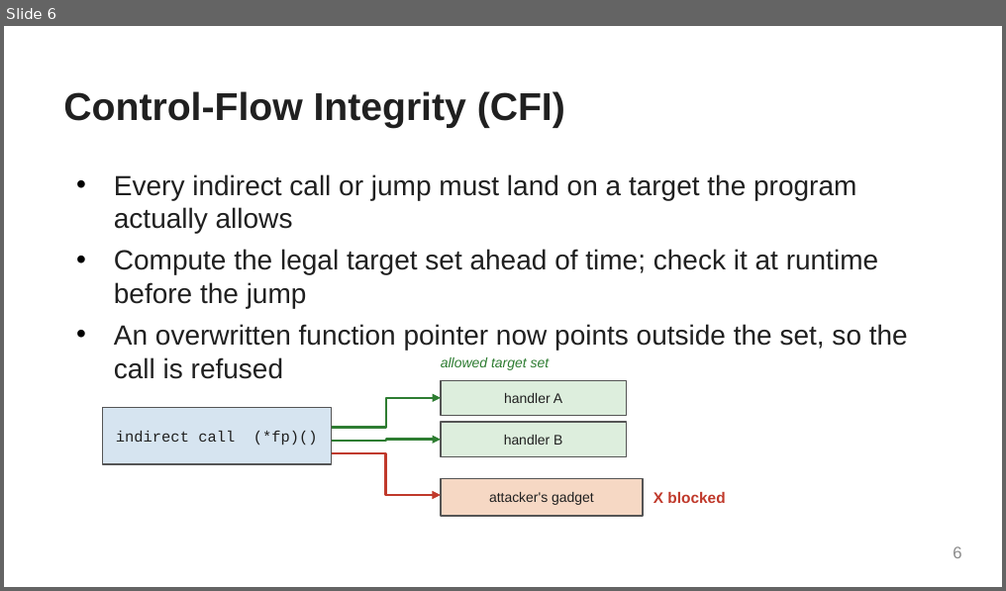
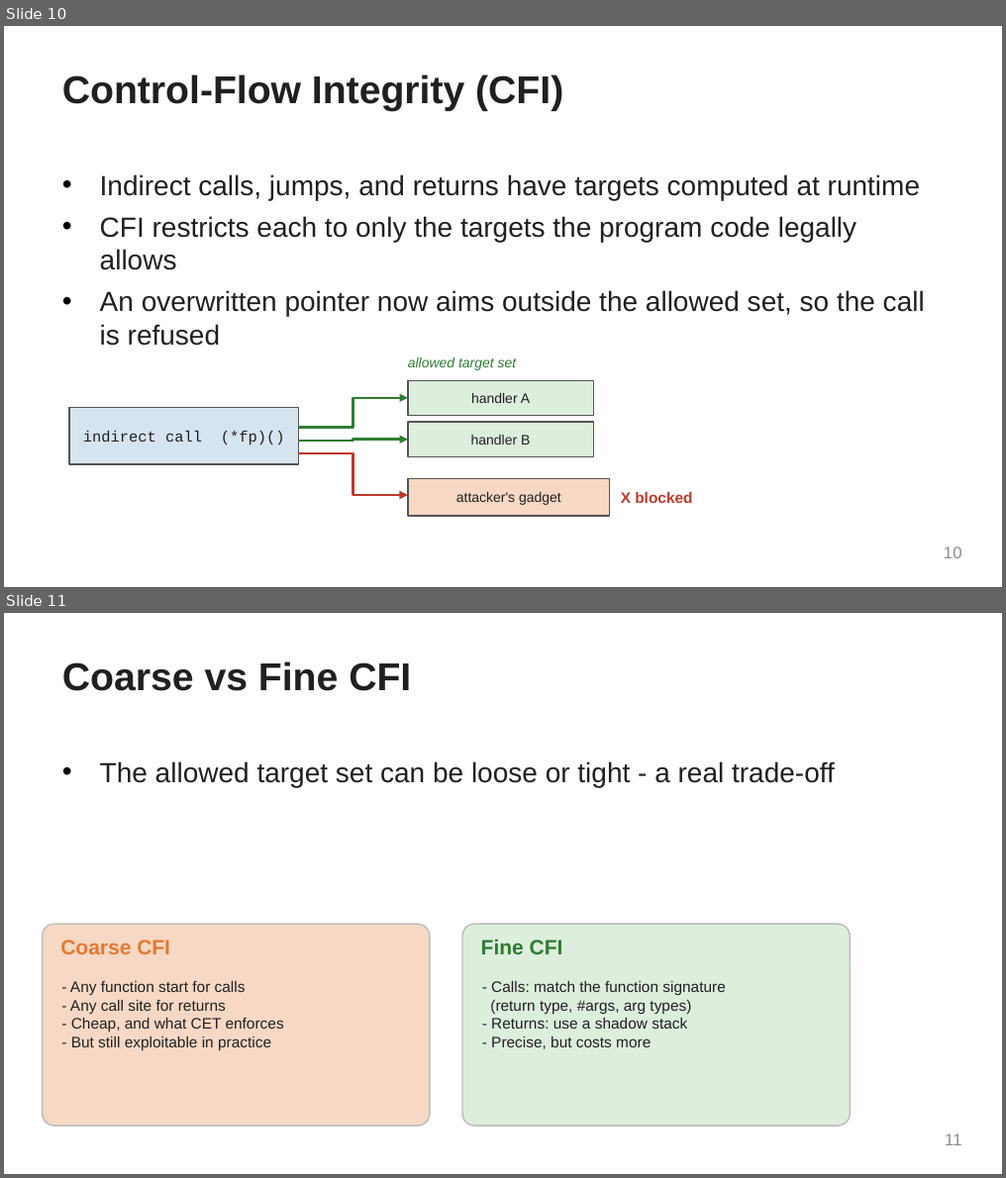
Before and after one commit to Sizvy/CS165_F26_labs, a slide deck: edc_slides/09_current_defenses.pptx. Shown one above the other, each under a label of ours: slide 6 before the commit, slides 10 and 11 after it. The pictures are 1006x591 and 1006x1178 pixels, drawn with LibreOffice and Linux fonts; fonts in the diff are those of the drawing. Boxes give left, top, right and bottom in pixels: in the first picture for what was removed or moved away, otherwise in the second. Text is boxed around its words. In the diff, an @@ line names an element or a change of style, - is before the commit and + after.

```diff
--- a/edc_slides/09_current_defenses.pptx
+++ b/edc_slides/09_current_defenses.pptx
@@ slide 11 added at (4, 613, 1002, 1174), background #FFFFFF @@
@@ title added at (62, 662, 411, 691), 28 pt, text #202020, bold @@
+Coarse vs Fine CFI
@@ text added at (100, 761, 835, 787), 20 pt, text #202020 @@
+• The allowed target set can be loose or tight - a real trade-off
@@ rounded rectangle added at (42, 924, 429, 1126), fill #F6D8C4, outline #BBBBBB 1 pt @@
@@ rounded rectangle added at (462, 924, 849, 1126), fill #DDEEDD, outline #BBBBBB 1 pt @@
@@ text added at (60, 940, 170, 955), 15 pt, text #E47932, bold @@
+Coarse CFI
@@ text added at (481, 940, 563, 955), 15 pt, text #2E7D32, bold @@
+Fine CFI
@@ text added at (70, 981, 284, 1051), 11 pt, text #202020 @@
+- Any function start for calls
+- Any call site for returns
+- Cheap, and what CET enforces
+- But still exploitable in practice
@@ text added at (490, 981, 725, 1050), 11 pt, text #202020 @@
+- Calls: match the function signature
+(return type, #args, arg types)
+- Returns: use a shadow stack
+- Precise, but costs more
@@ page number added at (944, 1134, 961, 1146), 12 pt, text #8A8A8A @@
+11
@@ what was slide 6 is now slide 10 @@
@@ slide 10 changed as well @@
@@ title "Control-Flow Integrity (CFI)": place and size @@
-title "Control-Flow Integrity (CFI)" at (63, 91, 565, 128)
+title "Control-Flow Integrity (CFI)" at (62, 75, 563, 111)
@@ text at (100, 174, 925, 346): text changed @@
-• Every indirect call or jump must land on a target the program actually allows
-• Compute the legal target set ahead of time; check it at runtime before the jump
-• An overwritten function pointer now points outside the set, so the call is refused
+• Indirect calls, jumps, and returns have targets computed at runtime
+• CFI restricts each to only the targets the program code legally allows
+• An overwritten pointer now aims outside the allowed set, so the call is refused
@@ 3 elbow arrows, 1 text: place and size @@
-3 elbow arrows, 1 text at (332, 398, 725, 503)
+3 elbow arrows, 1 text at (298, 398, 692, 503)
@@ 4 rectangles, 1 text: place and size @@
-4 rectangles, 1 text at (102, 358, 642, 516)
+4 rectangles, 1 text at (70, 358, 610, 516)
@@ page number at (944, 547, 962, 559): text changed @@
-6
+10
```
Also in this commit, not shown: 4 other slides changed, 11 other slides added, 12 slides removed.
